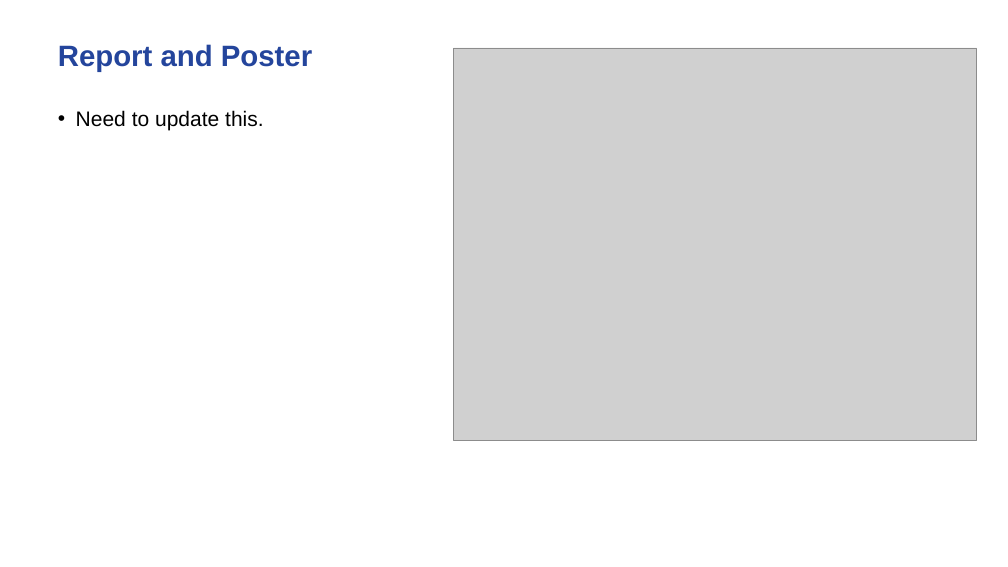
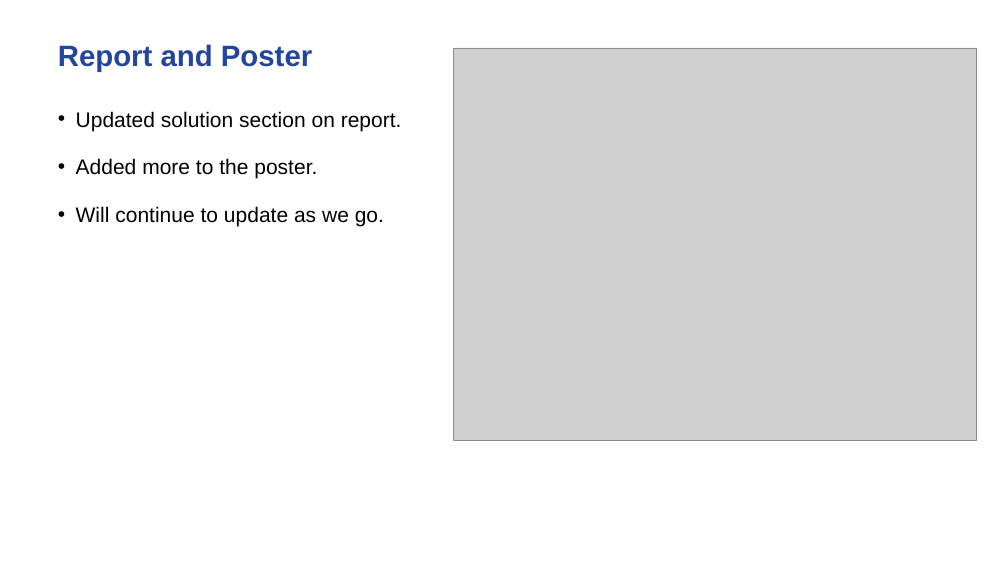
Before and after one commit to noahterickson/DigitalDash, a slide deck: slide 4 of Documentation/Meetings/capstone_meeting_5-06-15.pptx (slide 3 before the commit). Drawn at 1008x567 pixels with LibreOffice and Linux fonts; fonts in the diff are those of the drawing; grey boxes stand for pictures; background and template pictures are left out. Boxes give left, top, right and bottom in pixels: in the first picture for what was removed or moved away, otherwise in the second. Text is boxed around its words. In the diff, an @@ line names an element or a change of style, - is before the commit and + after.

```diff
--- a/Documentation/Meetings/capstone_meeting_5-06-15.pptx
+++ b/Documentation/Meetings/capstone_meeting_5-06-15.pptx
@@ text at box(76, 111, 402, 227): text changed @@
-• Need to update this.
+• Updated solution section on report.
+• Added more to the poster.
+• Will continue to update as we go.
```
Also in this commit, not shown: 1 other slide changed, 1 slide added.
